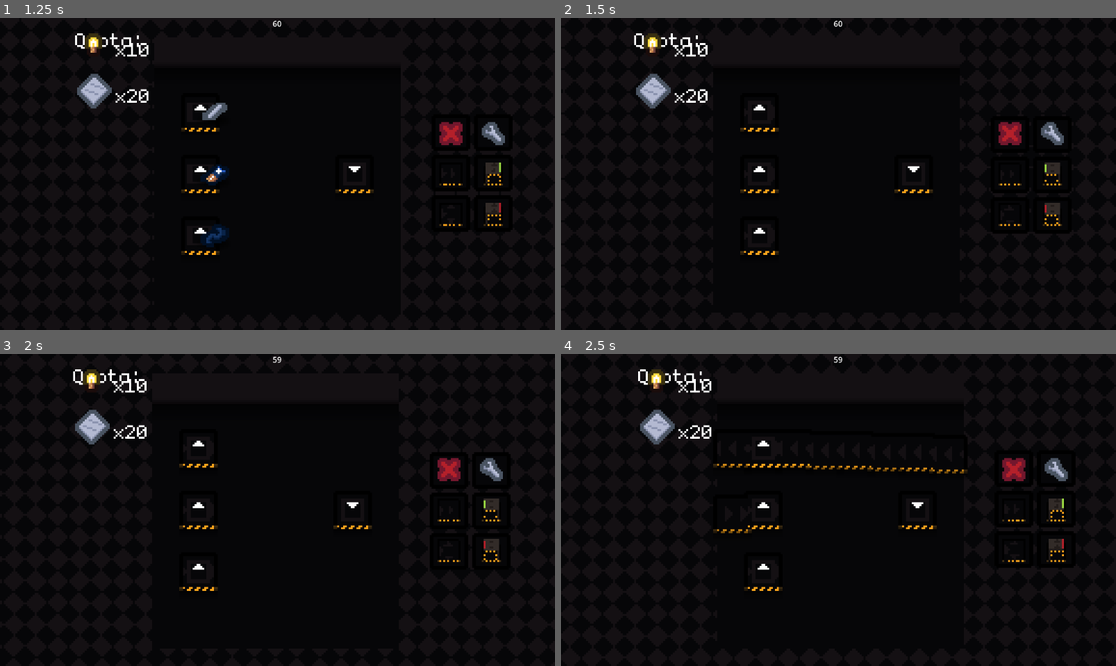
Above: before the commit, frames 1-4 (two rows, left to right).
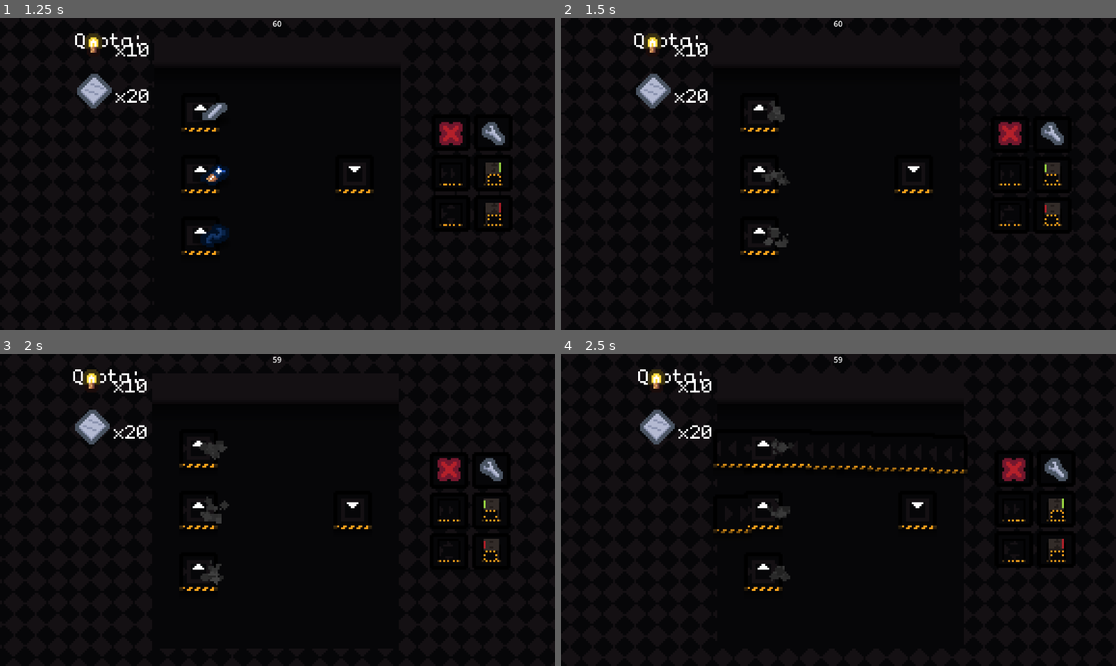
Above: after the commit, the same moments.

Repository: outercloudstudio/gmtk-2024
Game: Godot game, scene res://scenes/game.tscn
The game is run twice, just before and just after one commit, with the same random seed, the same clock (stepped at 60 frames per second) and the same inputs.
Inputs (mouse positions are in pixels of both pictures, inside the frame that each line leads up to):
- Up to frame 1 (1.25 s): click (277, 189) at 0.5 s
- Up to frame 2 (1.5 s): move the mouse to (960, 158) at 1.27 s; press the mouse at (960, 158) at 1.28 s
- Up to frame 3 (2 s): no input
- Up to frame 4 (2.5 s): move the mouse to (727, 525) at 2.02 s; release the mouse at (727, 525) at 2.03 s; click (727, 525) at 2.1 s

Frame 1 is identical in both runs. In frame 2, 0.4% of the frame differs, in the area x 36-42%, y 26-74%; in frame 3, 0.5%, in the area x 35-42%, y 27-75%; in frame 4, 0.3%.

Commit message:
dust when item dies

Diff:
--- /dev/null
+++ b/scenes/dust.tscn
@@ -0,0 +1,44 @@
+[gd_scene load_steps=8 format=3 uid="uid://bxx8c5s3als5b"]
+
+[sub_resource type="Gradient" id="Gradient_6ie11"]
+colors = PackedColorArray(0.529067, 0.529067, 0.529067, 1, 1, 1, 1, 1)
+
+[sub_resource type="GradientTexture1D" id="GradientTexture1D_o5qxh"]
+gradient = SubResource("Gradient_6ie11")
+
+[sub_resource type="Gradient" id="Gradient_1k5wp"]
+colors = PackedColorArray(0.0534209, 0.0534209, 0.0534209, 1, 0.587751, 0.587751, 0.58775, 1)
+
+[sub_resource type="GradientTexture1D" id="GradientTexture1D_lypje"]
+gradient = SubResource("Gradient_1k5wp")
+
+[sub_resource type="Curve" id="Curve_ea28x"]
+_data = [Vector2(0, 1), 0.0, 0.0, 0, 0, Vector2(1, 0), -3.67818, 0.0, 0, 0]
+point_count = 2
+
+[sub_resource type="CurveTexture" id="CurveTexture_3b1pn"]
+curve = SubResource("Curve_ea28x")
+
+[sub_resource type="ParticleProcessMaterial" id="ParticleProcessMaterial_xpa2o"]
+particle_flag_disable_z = true
+angle_min = -720.0
+angle_max = 720.0
+spread = 180.0
+initial_velocity_min = -0.16
+initial_velocity_max = 32.96
+gravity = Vector3(0, 0, 0)
+damping_min = 12.364
+damping_max = 21.091
+scale_min = 0.3
+scale_max = 4.25
+scale_curve = SubResource("CurveTexture_3b1pn")
+color_ramp = SubResource("GradientTexture1D_lypje")
+color_initial_ramp = SubResource("GradientTexture1D_o5qxh")
+
+[node name="Dust" type="GPUParticles2D"]
+emitting = false
+amount = 16
+process_material = SubResource("ParticleProcessMaterial_xpa2o")
+lifetime = 0.5
+one_shot = true
+explosiveness = 1.0
--- a/scripts/item.gd
+++ b/scripts/item.gd
@@ -34,6 +34,13 @@
 
 func _physics_process(delta: float) -> void:
 	if get_tile() == null:
+		var dust_scene: PackedScene = load("res://scenes/dust.tscn")
+		var dust: GPUParticles2D = dust_scene.instantiate()
+
+		get_parent().add_child(dust)
+		dust.emitting = true
+		dust.global_position = global_position
+
 		queue_free()
 
 	move_and_slide()
--- a/scripts/random_wear.gd
+++ b/scripts/random_wear.gd
@@ -8,30 +8,39 @@
 var time_till_explode = 0
 var spawned_smoke = false
 
-var smoke: Node2D
+var smoke: GPUParticles2D
 
 func _ready() -> void:
 	time_till_explode = randf_range(20, 40)
+
+	smoke = smoke_scene.instantiate()
+	get_parent().add_child.call_deferred(smoke)
+
+	smoke.emitting = false
 
 
 func repair():
 	spawned_smoke = false
 	time_till_explode = randf_range(20, 40)
 
-	if smoke != null:
-		smoke.queue_free()
+	smoke.emitting = false
+
+	var dust_scene: PackedScene = load("res://scenes/dust.tscn")
+	var dust: GPUParticles2D = dust_scene.instantiate()
+
+	add_child(dust)
+	dust.emitting = true
 
 
 func _process(delta: float) -> void:
 	time_till_explode -= delta
 
 	if time_till_explode < 5 && !spawned_smoke:
-		smoke = smoke_scene.instantiate()
-		get_parent().add_child(smoke)
+		spawned_smoke = true
+
+		smoke.emitting = true
 
 		smoke.global_position = global_position
-
-		spawned_smoke = true
 
 		Static.camera.shake(0.4)
 
--- a/scripts/world.gd
+++ b/scripts/world.gd
@@ -18,6 +18,9 @@
 var _selected_repair_tool = false
 
 
+var repair_cooldown = 0
+
+
 func _ready() -> void:
 	_selected_tile = conveyor_scene
 
@@ -25,6 +28,8 @@
 func _process(delta: float) -> void:
 	if is_placing:
 		update_placing()
+
+	repair_cooldown -= delta
 
 
 func start(level_scene: PackedScene):
@@ -83,9 +88,12 @@
 
 		if _selected_repair_tool:
 			if tilemap.has(tile_location) && tilemap[tile_location].can_be_replaced:
-				tilemap[tile_location].repair()
+				if repair_cooldown <= 0:
+					tilemap[tile_location].repair()
+					repair_cooldown = 0.25
 
 				Static.camera.shake(0.3)
+
 		else:
 			if tilemap.has(tile_location) && tilemap[tile_location].can_be_replaced:
 				tilemap[tile_location].queue_free()
